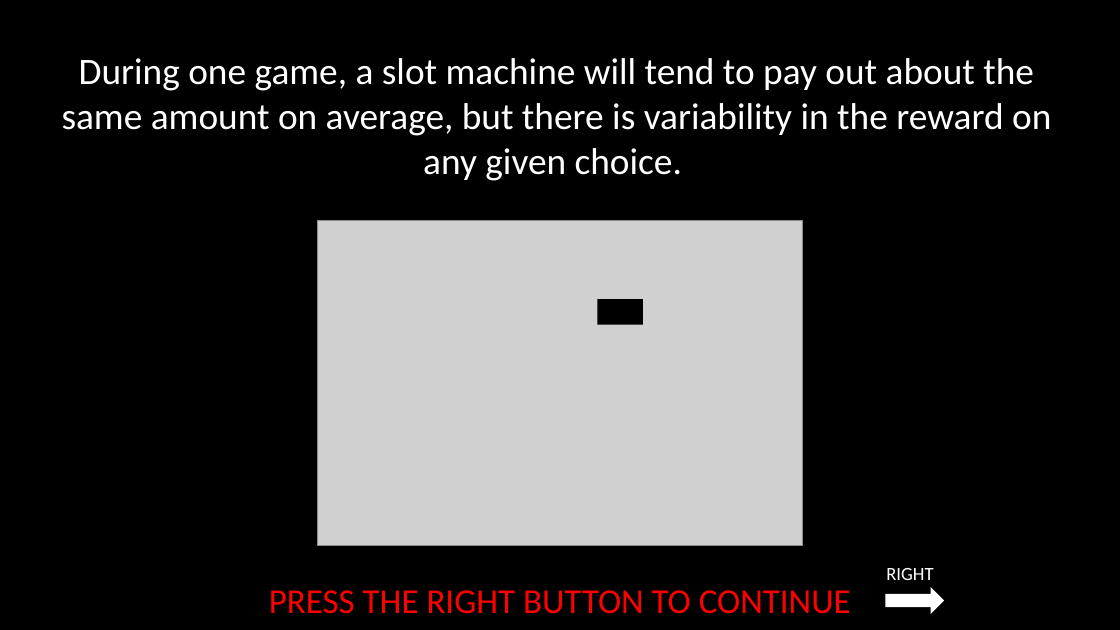
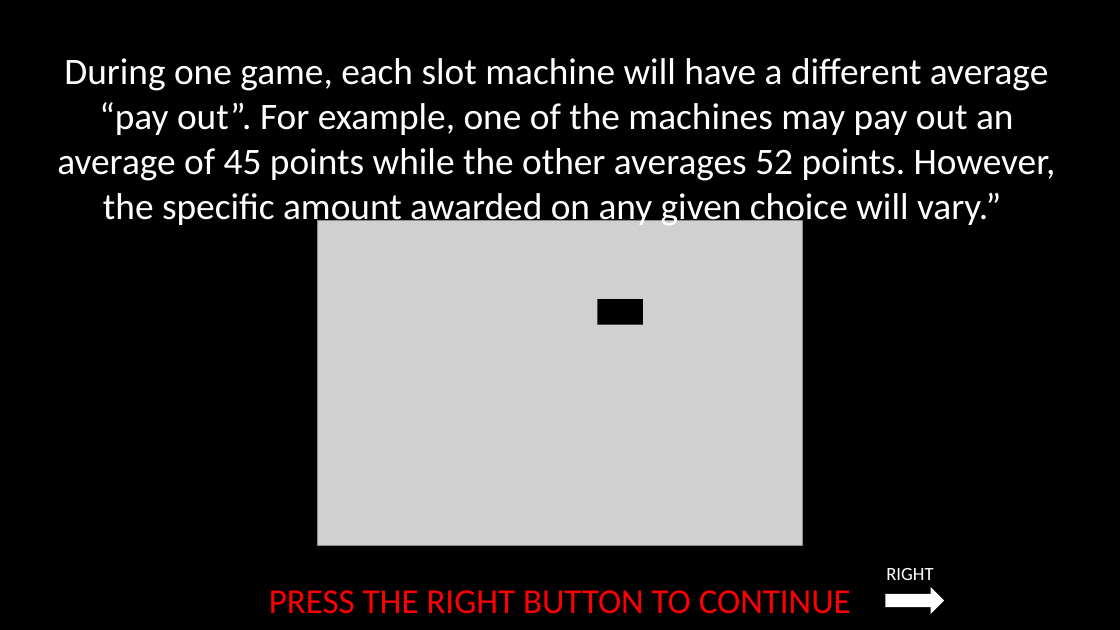
Before and after one commit to laureate-institute-for-brain-research/StimToolOnline, a slide deck: slide 7 of public/js/tasks/horizon/media/horizonInstructions_RSS.pptx. Drawn at 1120x630 pixels with LibreOffice and Linux fonts; fonts in the diff are those of the drawing; grey boxes stand for pictures. Boxes give left, top, right and bottom in pixels: in the first picture for what was removed or moved away, otherwise in the second. Text is boxed around its words. In the diff, an @@ line names an element or a change of style, - is before the commit and + after.

```diff
--- a/public/js/tasks/horizon/media/horizonInstructions_RSS.pptx
+++ b/public/js/tasks/horizon/media/horizonInstructions_RSS.pptx
@@ text at (x1=57, y1=58, x2=1056, y2=229): text changed @@
-During one game, a slot machine will tend to pay out about the same amount on average, but there is variability in the reward on any given choice.
+During one game, each slot machine will have a different average “pay out”. For example, one of the machines may pay out an average of 45 points while the other averages 52 points. However, the specific amount awarded on any given choice will vary.”
```
Also in this commit, not shown: 10 other slides changed, 13 other files.
